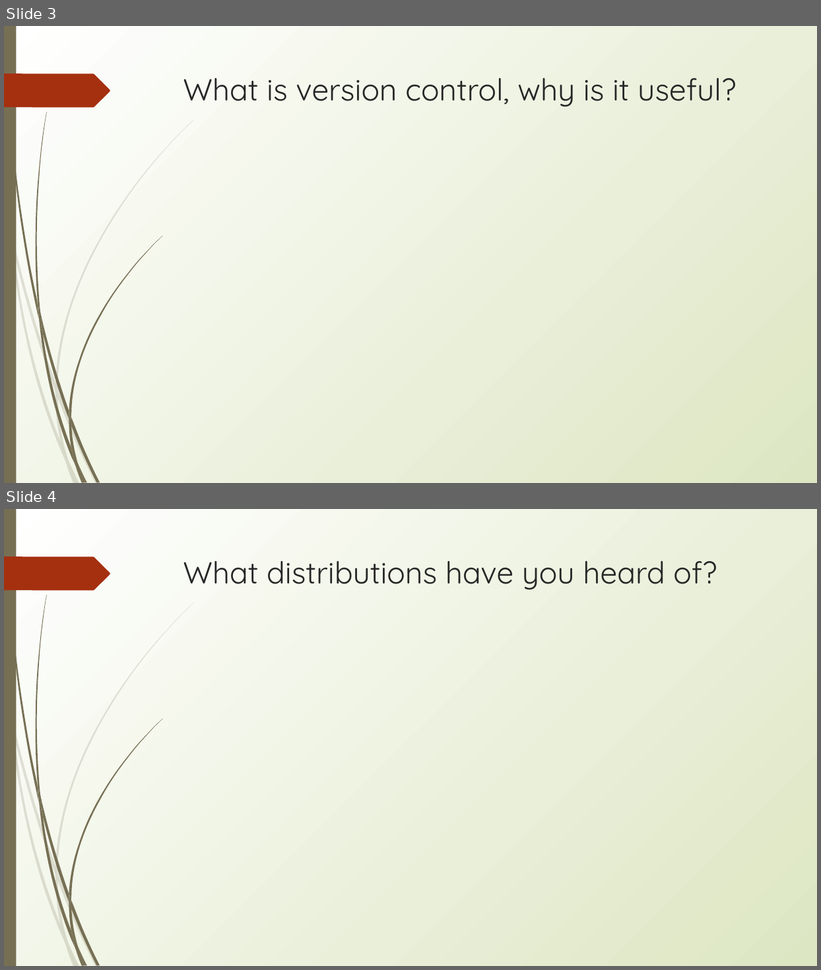
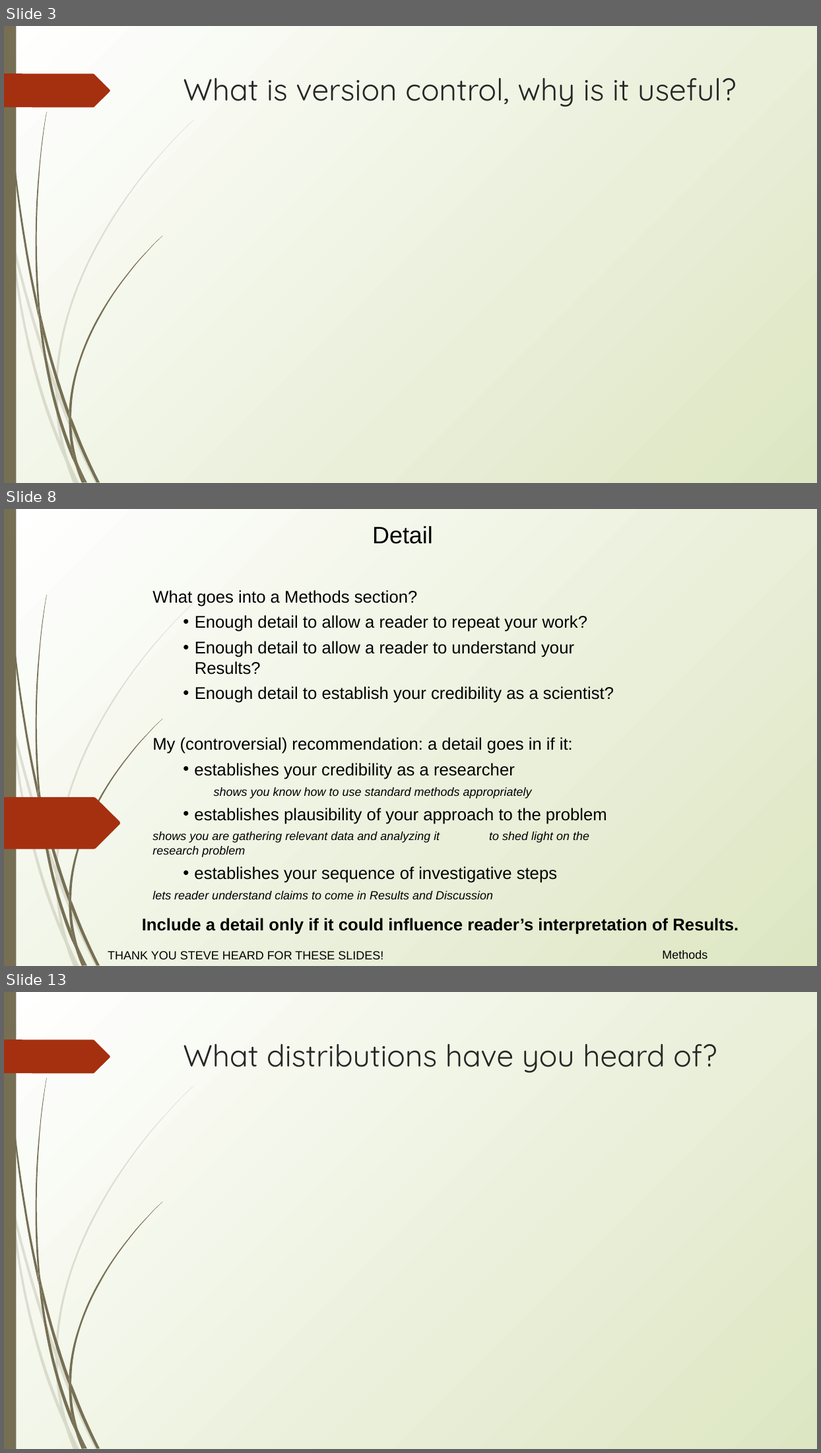
Before and after one commit to erynmcfarlane/GraduateStatsClass, a slide deck: Lecture2_v1.pptx. Shown one above the other, each under a label of ours: slides 3 and 4 before the commit, slides 3, 8 and 13 after it; the slides between them are not shown. The pictures are 821x970 and 821x1453 pixels, drawn with LibreOffice and Linux fonts; fonts in the diff are those of the drawing. Boxes give left, top, right and bottom in pixels: in the first picture for what was removed or moved away, otherwise in the second. Text is boxed around its words. In the diff, an @@ line names an element or a change of style, - is before the commit and + after.

Commit message:
updates to lecture 2 - added Stephen Heard's Methods slides!

```diff
--- a/Lecture2_v1.pptx
+++ b/Lecture2_v1.pptx
@@ slide 8 added at (x1=4, y1=509, x2=817, y2=966), background gradient #FFFFFF to #DDE6C3; not listed: 23 template elements that a slide beside it also shows @@
@@ text added at (x1=372, y1=526, x2=433, y2=544), 28 pt, text #000000 @@
+Detail
@@ text added at (x1=152, y1=590, x2=614, y2=900), 20 pt, text #000000 @@
+What goes into a Methods section?
+  • Enough detail to allow a reader to repeat your work?
+  • Enough detail to allow a reader to understand your Results?
+  • Enough detail to establish your credibility as a scientist?
+My (controversial) recommendation: a detail goes in if it:
+  • establishes your credibility as a researcher
+  shows you know how to use standard methods appropriately
+  • establishes plausibility of your approach to the problem
+    shows you are gathering relevant data and analyzing it to shed light on the research problem
+  • establishes your sequence of investigative steps
+    lets reader understand claims to come in Results and Discussion
@@ freeform shape added at (x1=4, y1=797, x2=121, y2=850), fill #A53010 @@
@@ text added at (x1=142, y1=918, x2=739, y2=935), 20 pt, text #000000, bold @@
+Include a detail only if it could influence reader’s interpretation of Results.
@@ text added at (x1=108, y1=951, x2=384, y2=960), 14 pt, text #000000 @@
+THANK YOU STEVE HEARD FOR THESE SLIDES!
@@ text added at (x1=662, y1=951, x2=708, y2=959), 14 pt, text #000000 @@
+Methods
@@ what was slide 4 is now slide 13 @@
```
Also in this commit, not shown: 2 slides changed, 8 other slides added.
